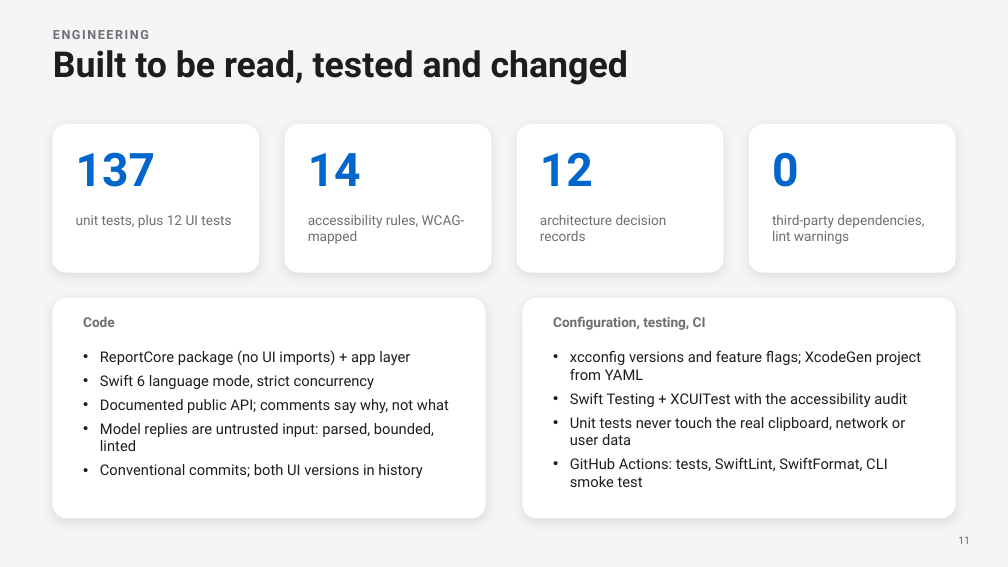
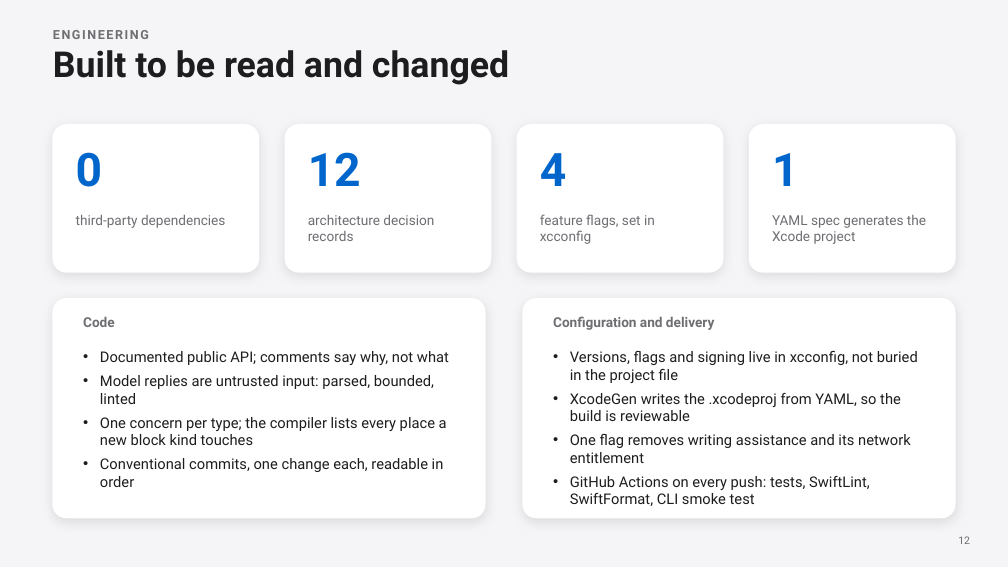
Before and after one commit to ANTI-Tony/apple_oa, a slide deck: slide 12 of deck/Reporting-Builder.pptx (slide 11 before the commit). Drawn at 1008x567 pixels with LibreOffice and Linux fonts; fonts in the diff are those of the drawing. Boxes give left, top, right and bottom in pixels: in the first picture for what was removed or moved away, otherwise in the second. Text is boxed around its words. In the diff, an @@ line names an element or a change of style, - is before the commit and + after.

Commit message:
docs(deck): talk about the architecture and the testing strategy
Replaces the before-and-after of the two interfaces with two slides an
engineering interview is more likely to want.

- Architecture: the package below, the app and the command-line tool
  above, dependencies pointing one way, and what that rule buys: a core
  that tests in under a second, runs headless in CI, and builds for iOS
- Testing: what is covered at each of the four levels, how the tests stay
  deterministic without touching the real clipboard, network or files,
  and the three things that are documented instead of tested

The engineering slide keeps configuration, conventions and delivery. The
script is retimed from the word counts: fifteen slides, 14:15 at a
hundred and thirty words a minute, including the three-minute demo.

```diff
--- a/deck/Reporting-Builder.pptx
+++ b/deck/Reporting-Builder.pptx
@@ text at [53, 50, 509, 85]: text changed @@
-Built to be read, tested and changed
+Built to be read and changed
@@ text at [76, 152, 102, 187]: text changed @@
-137
+0
@@ text at [308, 152, 361, 186]: text changed @@
-14
+12
@@ text at [540, 153, 566, 186]: text changed @@
-12
+4
@@ text at [772, 153, 798, 186]: text changed @@
-0
+1
@@ text at [76, 215, 225, 228]: text changed @@
-unit tests, plus 12 UI tests
+third-party dependencies
@@ text at [308, 215, 434, 241]: text changed @@
-accessibility rules, WCAG-mapped
+architecture decision records
@@ text at [540, 214, 655, 244]: text changed @@
-architecture decision records
+feature flags, set in xcconfig
@@ text at [772, 215, 926, 244]: text changed @@
-third-party dependencies, lint warnings
+YAML spec generates the Xcode project
@@ text at [553, 316, 714, 330]: text changed @@
-Configuration, testing, CI
+Configuration and delivery
@@ text at [100, 350, 410, 389]: paragraphs removed @@
-• ReportCore package (no UI imports) + app layer
-• Swift 6 language mode, strict concurrency
@@ text at [570, 351, 918, 506]: text changed @@
-• xcconfig versions and feature flags; XcodeGen project from YAML
-• Swift Testing + XCUITest with the accessibility audit
-• Unit tests never touch the real clipboard, network or user data
-• GitHub Actions: tests, SwiftLint, SwiftFormat, CLI smoke test
+• Versions, flags and signing live in xcconfig, not buried in the project file
+• XcodeGen writes the .xcodeproj from YAML, so the build is reviewable
+• One flag removes writing assistance and its network entitlement
+• GitHub Actions on every push: tests, SwiftLint, SwiftFormat, CLI smoke test
@@ text at [100, 417, 447, 487]: text changed @@
-• Conventional commits; both UI versions in history
+• One concern per type; the compiler lists every place a new block kind touches
+• Conventional commits, one change each, readable in order
@@ text at [958, 536, 970, 544]: text changed @@
-11
+12
```
Also in this commit, not shown: 3 other slides changed, 2 slides added, 1 slide removed, 6 other files.
